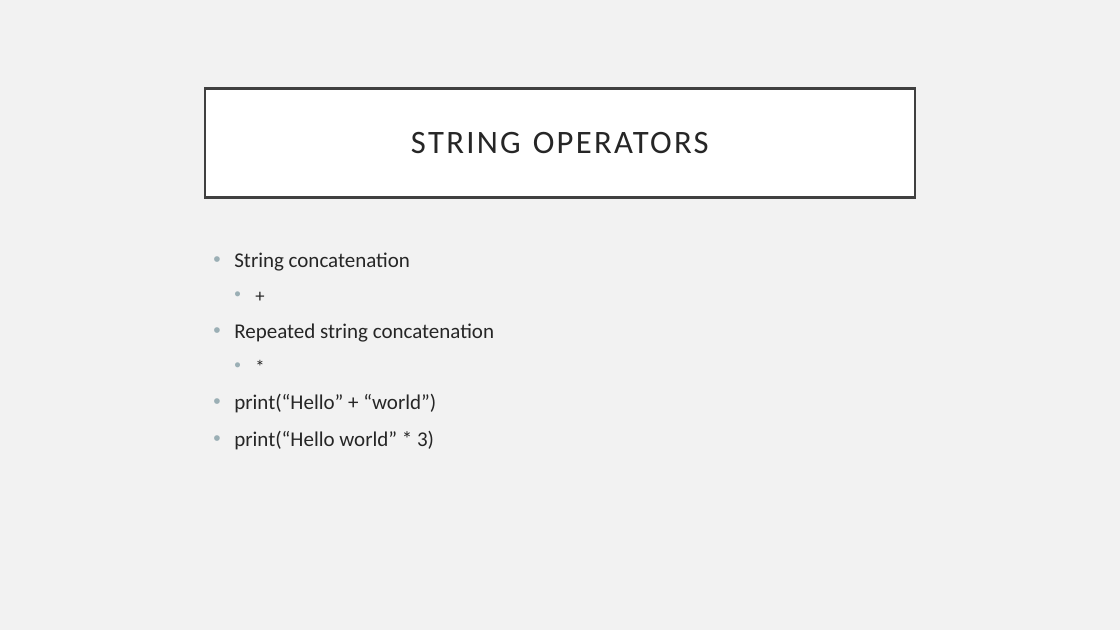
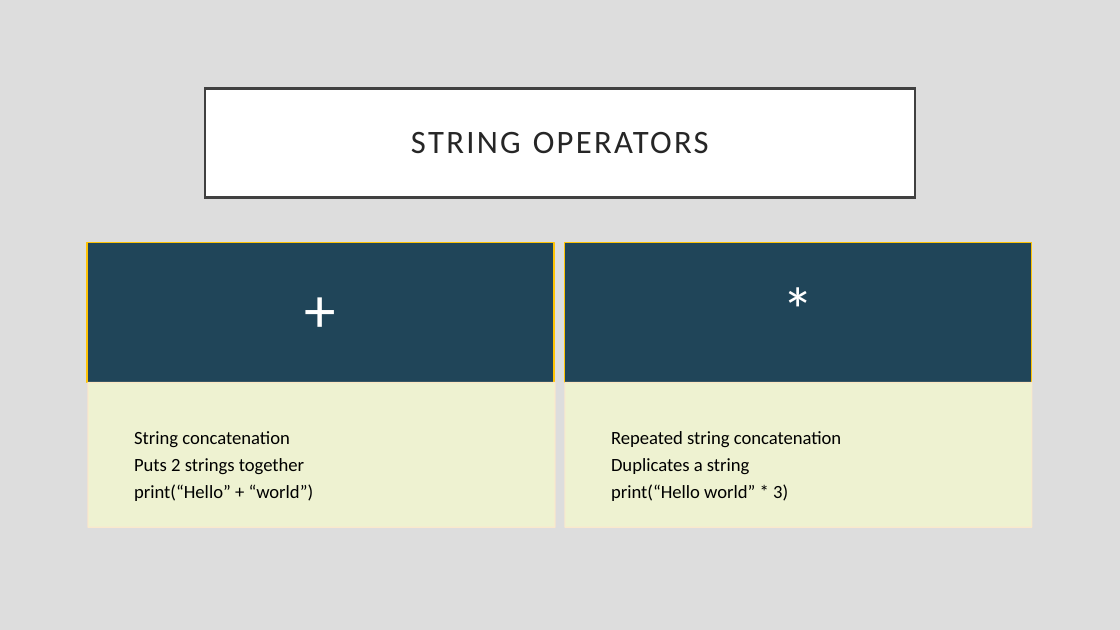
Before and after one commit to rsera/Junior-Knights, a slide deck: slide 18 of Python Day 1 IO.pptx (slide 12 before the commit). Drawn at 1120x630 pixels with LibreOffice and Linux fonts; fonts in the diff are those of the drawing. Boxes give left, top, right and bottom in pixels: in the first picture for what was removed or moved away, otherwise in the second. Text is boxed around its words. In the diff, an @@ line names an element or a change of style, - is before the commit and + after.

```diff
--- a/Python Day 1 IO.pptx
+++ b/Python Day 1 IO.pptx
@@ background #F2F2F2 to #DDDDDD @@
@@ text removed at bbox=[234, 252, 494, 450] @@
-• String concatenation
-  • +
-• Repeated string concatenation
-  • *
-• print(“Hello” + “world”)
-• print(“Hello world” * 3)
@@ group added at bbox=[87, 243, 1033, 527]: 4 rectangles, 4 texts @@
++
+String concatenation
+Puts 2 strings together
+print(“Hello” + “world”)
+*
+Repeated string concatenation
+Duplicates a string
+print(“Hello world” * 3)
```
Also in this commit, not shown: 20 other slides changed, 10 slides added, 4 other files.
